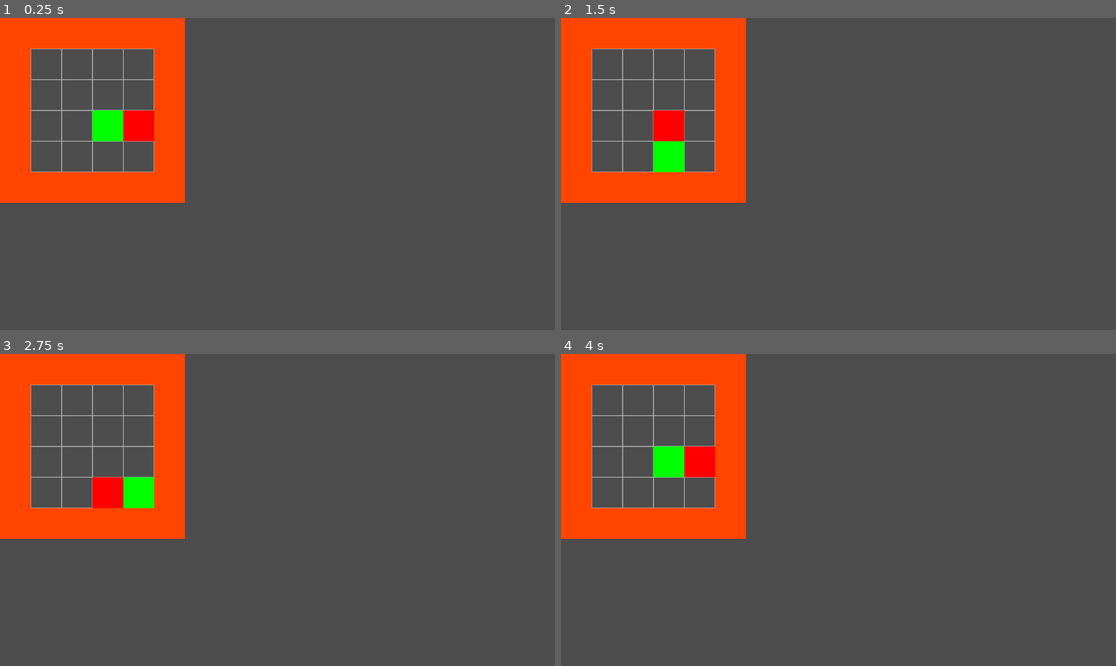
Above: before the commit, frames 1-4 (two rows, left to right).
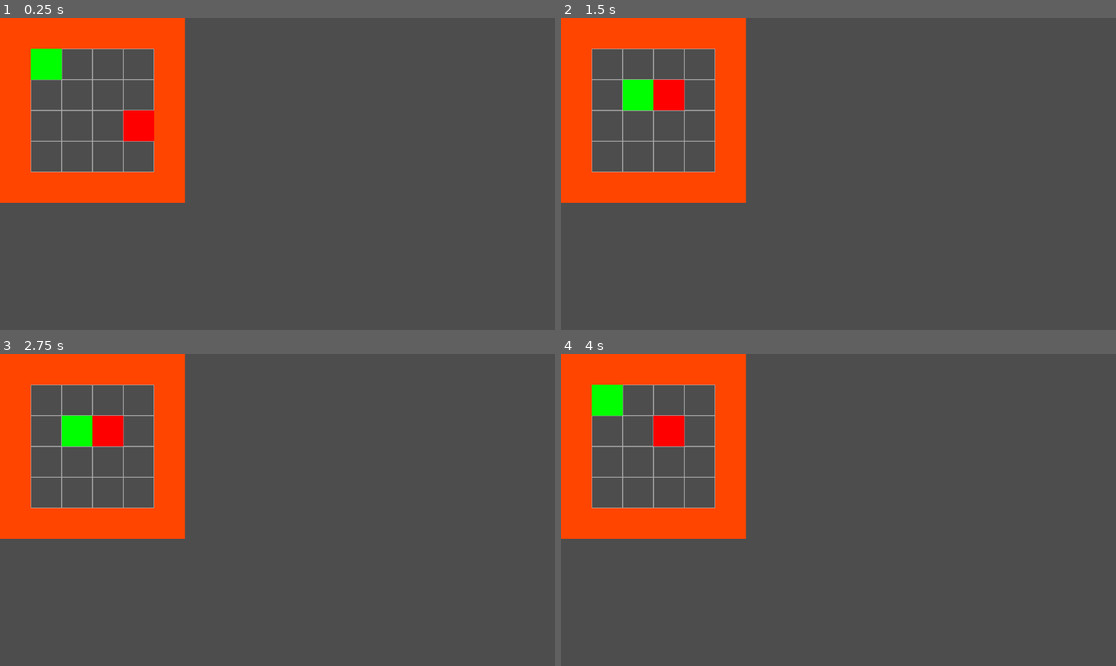
Above: after the commit, the same moments.

Repository: jevonsp/rogue-like
Game: Godot game, scene res://main/main.tscn
Same seed, same stepped clock (60 frames per second), same inputs: the game is played once before the commit and once after it.
Inputs:
- Up to frame 1 (0.25 s): no input
- Up to frame 2 (1.5 s): tap Enter at 0.5 s; hold D (right) 0.53-1.28 s; tap Space at 1.25 s; hold S (down) from 1.28 s (still down)
- Up to frame 3 (2.75 s): tap Enter at 2 s; release S (down) at 2.03 s; hold D (right) from 2.03 s (still down)
- Up to frame 4 (4 s): tap Space at 2.75 s; release D (right) at 2.78 s; hold W (up) 2.78-3.53 s; tap Enter at 3.5 s; hold A (left) from 3.53 s (still down)

The runs differ from the first frame. In frame 1, 1.1% of the frame differs, in the area x 5-23%, y 9-40%; in frame 2, 2.2%; in frame 3, 2.2%; in frame 4, 2.2%, in the area x 5-28%, y 9-40%.

Commit message:
Sight Range

Diff:
--- a/entities/Model.gd
+++ b/entities/Model.gd
@@ -19,7 +19,7 @@
 var current_hitpoints: float
 
 var stickiness: float = 0.8
-var sight_range: int = 1
+var sight_range: int = 5
 
 static func array_to_display(pos: Vector2i) -> Vector2i:
 	return Vector2i(pos.y + 1, pos.x + 1)
@@ -34,17 +34,40 @@
 func take_turn():
 	var path = Pathfinder.get_grid_path(dungeon_vec, model.player_vec)
 
+	if len(path) > sight_range:
+		print("no player in sight")
+		while true:
+			var dir = [Vector2i.UP, Vector2i.DOWN, Vector2i.LEFT, Vector2i.RIGHT].pick_random()
+			var move = dungeon_vec + dir
+			if model.validate_move_to(move):
+				model.move_obj(dungeon_vec, move, "E", self)
+				break
+		return
+
 	if path.size() > 1:
 		var next_step = Vector2i(path[1])
-
-		if model.validate_move_to(next_step):
-			if next_step == model.player_vec:
-				attack(model.player)
-			model.move_obj(dungeon_vec, next_step, "E", self)
-		elif model.validate_attack_to(next_step, self):
-			var target = model.player
-			if target:
-				attack(target)
+		var rand = randf()
+		var stick = (rand > (1.0 - stickiness))
+		print(rand)
+		if stick:
+			print("stuck")
+			if model.validate_move_to(next_step):
+				if next_step == model.player_vec:
+					attack(model.player)
+				model.move_obj(dungeon_vec, next_step, "E", self)
+			elif model.validate_attack_to(next_step, self):
+				var target = model.player
+				if target:
+					attack(target)
+		else:
+			print("monster didnt stick")
+			while true:
+				var dir = [Vector2i.UP, Vector2i.DOWN, Vector2i.LEFT, Vector2i.RIGHT].pick_random()
+				var move = dungeon_vec + dir
+				if model.validate_move_to(move):
+					model.move_obj(dungeon_vec, move, "E", self)
+					break
+			return
 
 func attack(defender: Model):
 	defender.current_hitpoints -= attack_damage
@@ -60,4 +83,5 @@
 			print("player would die here")
 		"E":
 			model_died.emit(self)
+
 			queue_free()
--- a/main/main.tscn
+++ b/main/main.tscn
@@ -8,7 +8,7 @@
 
 [node name="Controller" type="Node" parent="."]
 script = ExtResource("1_h2yge")
-starting_pos = Vector2i(4, 4)
+starting_pos = Vector2i(2, 2)
 
 [node name="Model" type="Node" parent="."]
 script = ExtResource("2_1bvp3")
